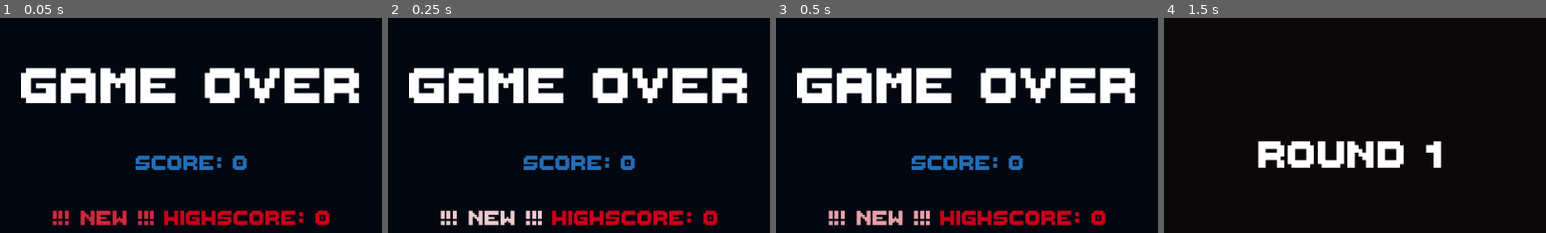
Above: before the commit, frames 1-4 (left to right).
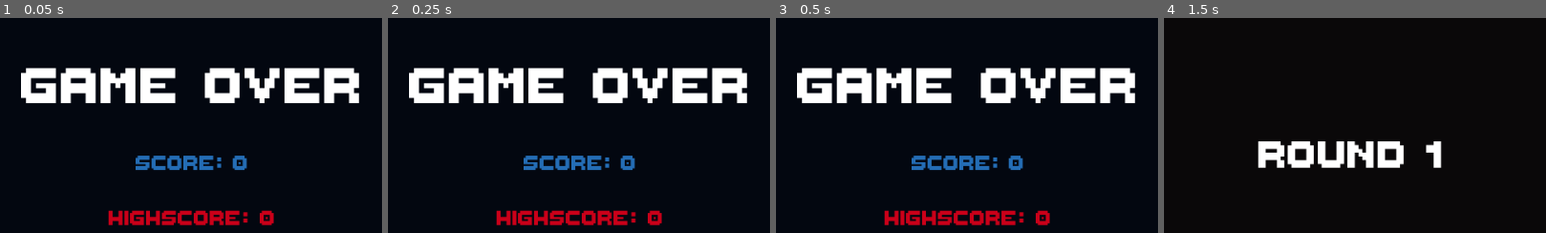
Above: after the commit, the same moments.

Repository: Una1n/Arkanoid
Game: Godot game, scene res://scenes/game_over.tscn
The game is run twice, just before and just after one commit, with the same random seed, the same clock (stepped at 60 frames per second) and the same inputs. This scene is started directly instead of the project's main scene.
Inputs:
- Up to frame 1 (0.05 s): no input
- Up to frame 2 (0.25 s): no input
- Up to frame 3 (0.5 s): no input
- Up to frame 4 (1.5 s): click "Restart" at 0.5 s; click "Restart" at 1.25 s
The pictures show only the part of the screen within x 25-75%, y 0-50%; the shares and areas given below are measured in that part.

The runs differ from the first frame. In frame 1, 3.4% of the frame differs, in the area x 13-87%, y 89-97%; in frame 2, 3.4%; in frame 3, 3.4%; in frame 4, nothing differs.

Commit message:
Fixed New Highscore auto play anim on Game Over Screen

Diff:
--- a/scenes/game_over.tscn
+++ b/scenes/game_over.tscn
@@ -109,6 +109,7 @@
 alignment = 1
 
 [node name="NewLabel" type="Label" parent="MarginContainer/VBoxContainer/HBoxHighScore"]
+unique_name_in_owner = true
 visible = false
 layout_mode = 2
 theme_override_colors/font_color = Color(0.792157, 0, 0.0980392, 1)
@@ -138,7 +139,6 @@
 text = "Quit to main menu"
 
 [node name="AnimationPlayer" type="AnimationPlayer" parent="."]
-autoplay = "new_highscore"
 libraries = {
 "": SubResource("AnimationLibrary_ognt6")
 }
